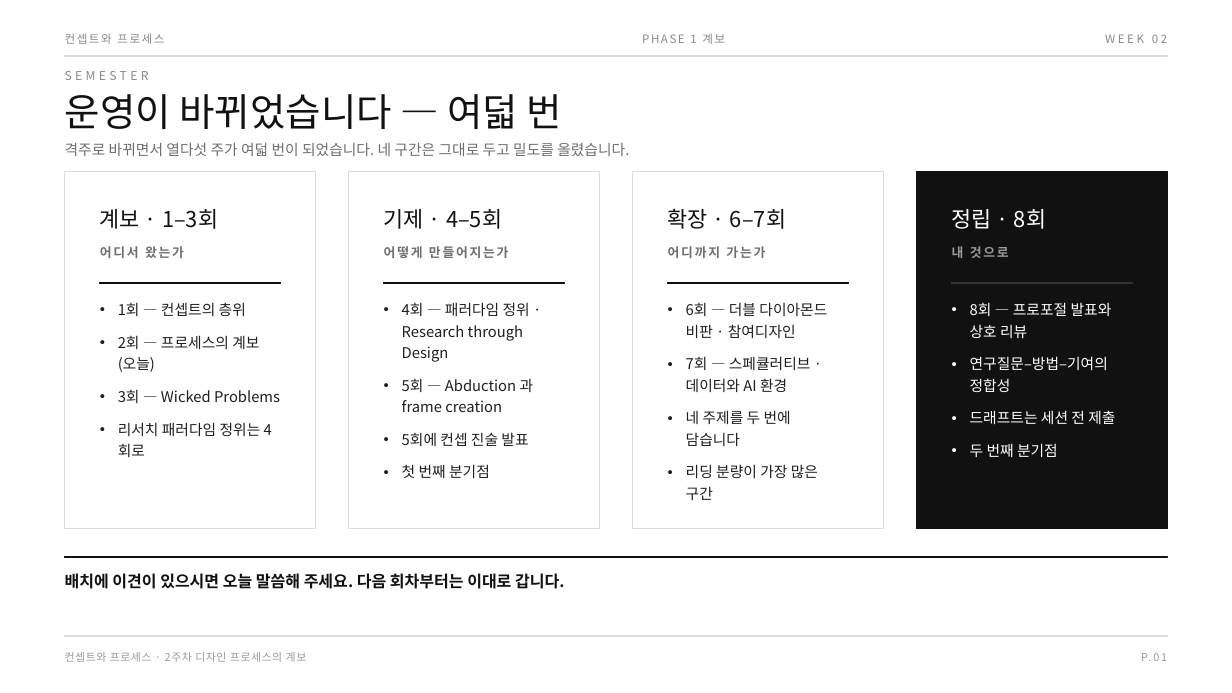
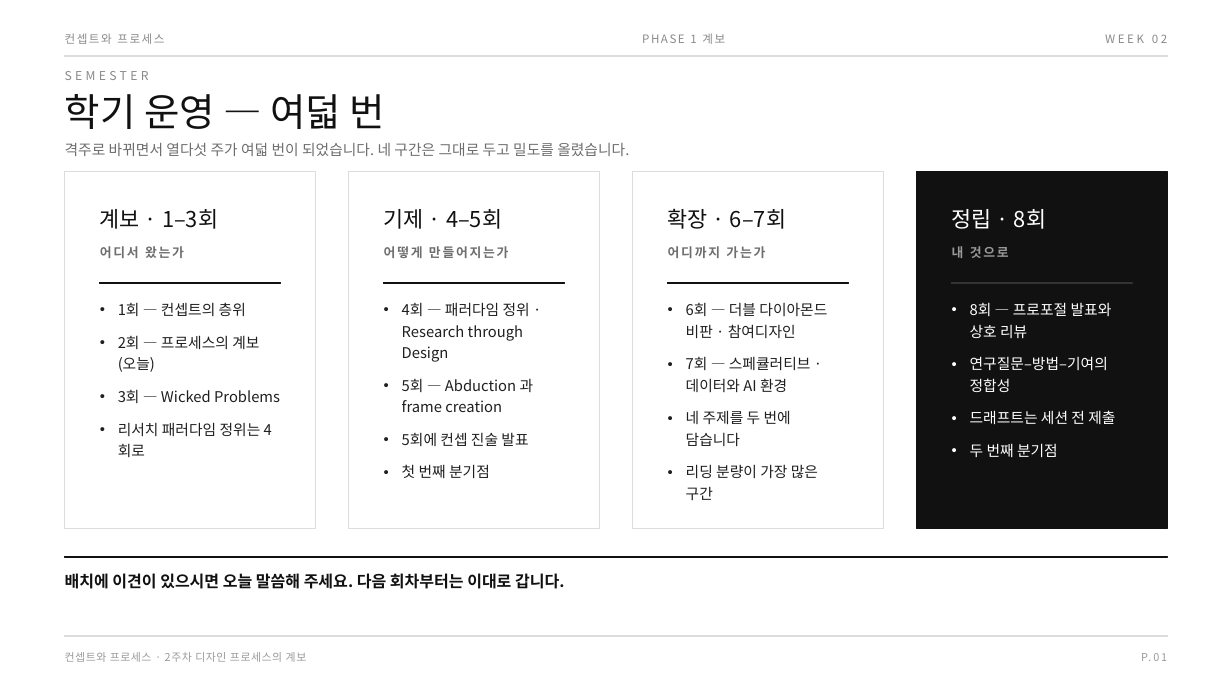
Before and after one commit to design-eng/MIN.D, a slide deck: slide 2 of dist/weeks-대학원/컨셉트와프로세스_02주차_프로세스의계보.pptx. Drawn at 1232x693 pixels with LibreOffice and Linux fonts; fonts in the diff are those of the drawing. Boxes give left, top, right and bottom in pixels: in the first picture for what was removed or moved away, otherwise in the second. Text is boxed around its words. In the diff, an @@ line names an element or a change of style, - is before the commit and + after.

```diff
--- a/dist/weeks-대학원/컨셉트와프로세스_02주차_프로세스의계보.pptx
+++ b/dist/weeks-대학원/컨셉트와프로세스_02주차_프로세스의계보.pptx
@@ text at (65, 94, 385, 129): text changed @@
-운영이 바뀌었습니다 — 여덟 번
+학기 운영 — 여덟 번
```
Also in this commit, not shown: 12 other files.
